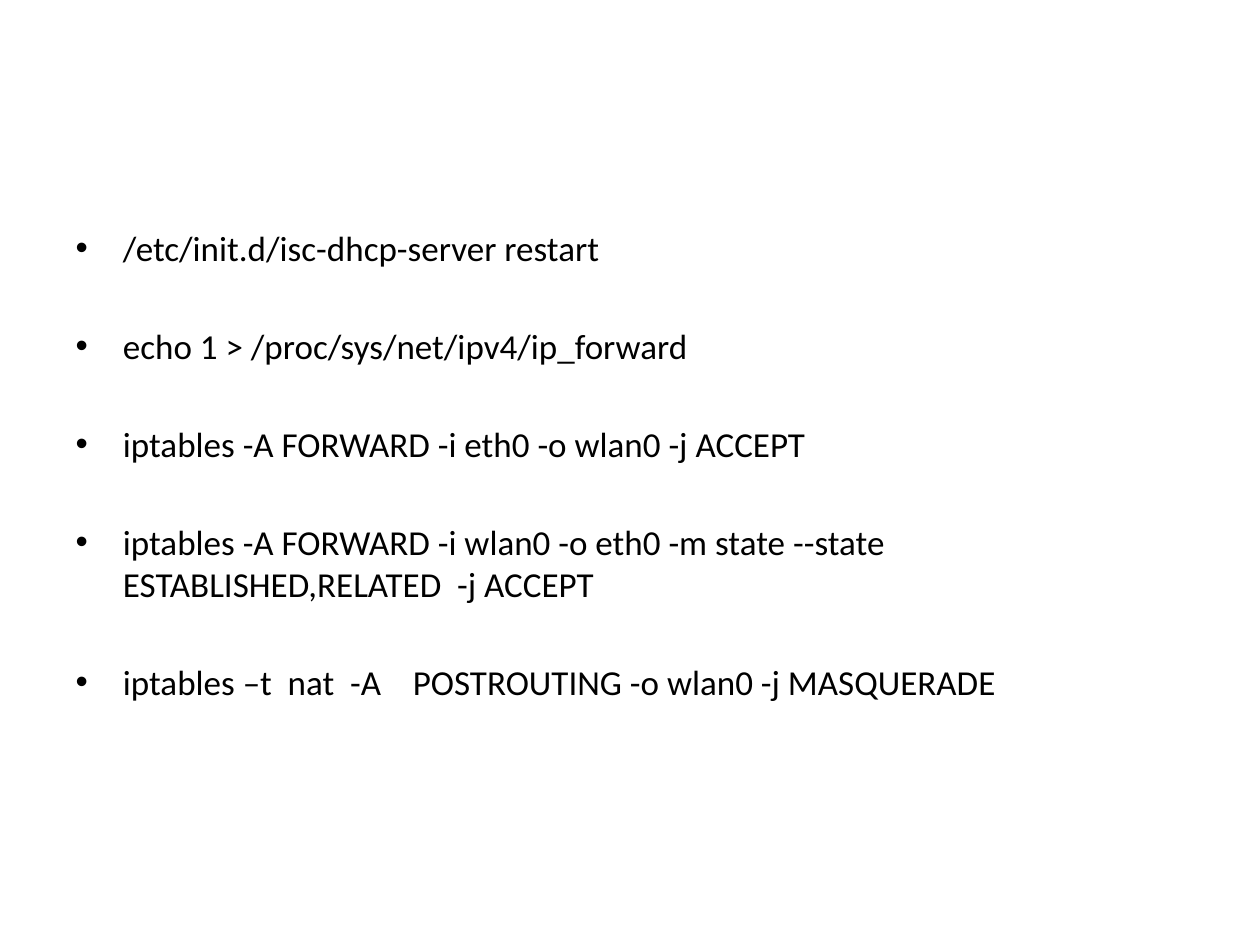
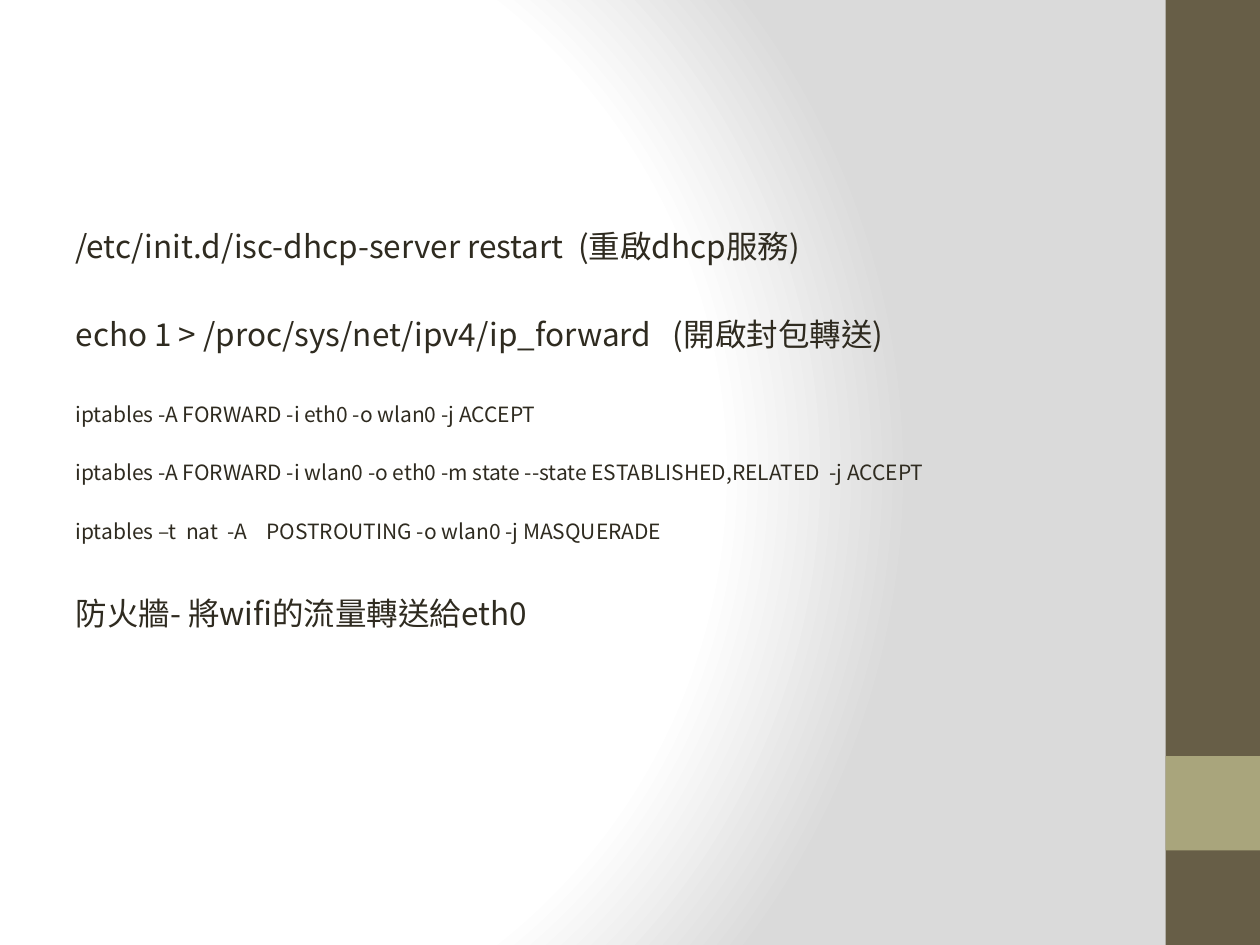
Before and after one commit to krnick/AP_MODE, a slide deck: slide 18 of 設定wifi ap_repeater.pptx. Drawn at 1260x945 pixels with LibreOffice and Linux fonts; fonts in the diff are those of the drawing. Boxes give left, top, right and bottom in pixels: in the first picture for what was removed or moved away, otherwise in the second. Text is boxed around its words. In the diff, an @@ line names an element or a change of style, - is before the commit and + after.

```diff
--- a/設定wifi ap_repeater.pptx
+++ b/設定wifi ap_repeater.pptx
@@ background #FFFFFF to gradient #FFFFFF to #DADADA @@
@@ rectangle added at (1166,0,1260,945), fill #675E47 @@
@@ text at (76,231,883,354): text changed; size 20 to 18 pt; font Calibri to Noto Sans CJK SC; text colour #000000 to #2F2B20 @@
-• /etc/init.d/isc-dhcp-server restart
-• echo 1 > /proc/sys/net/ipv4/ip_forward
+/etc/init.d/isc-dhcp-server restart (重啟dhcp服務)
+echo 1 > /proc/sys/net/ipv4/ip_forward (開啟封包轉送)
@@ text at (76,405,923,544): size 20 to 12 pt, font Calibri to Noto Sans CJK SC, text colour #000000 to #2F2B20 in "iptables -A FORWARD -i eth0 -o wlan0 ...", "iptables -A FORWARD -i wlan0 -o eth0 ...", "iptables –t nat -A POSTROUTING -o wlan0 ..."; bullet • to none; less space between paragraphs @@
@@ text at (76,598,527,628): paragraph added @@
+防火牆- 將wifi的流量轉送給eth0
@@ rectangle added at (1166,756,1260,850), fill #A9A57C @@
```
Also in this commit, not shown: 17 other slides changed.
